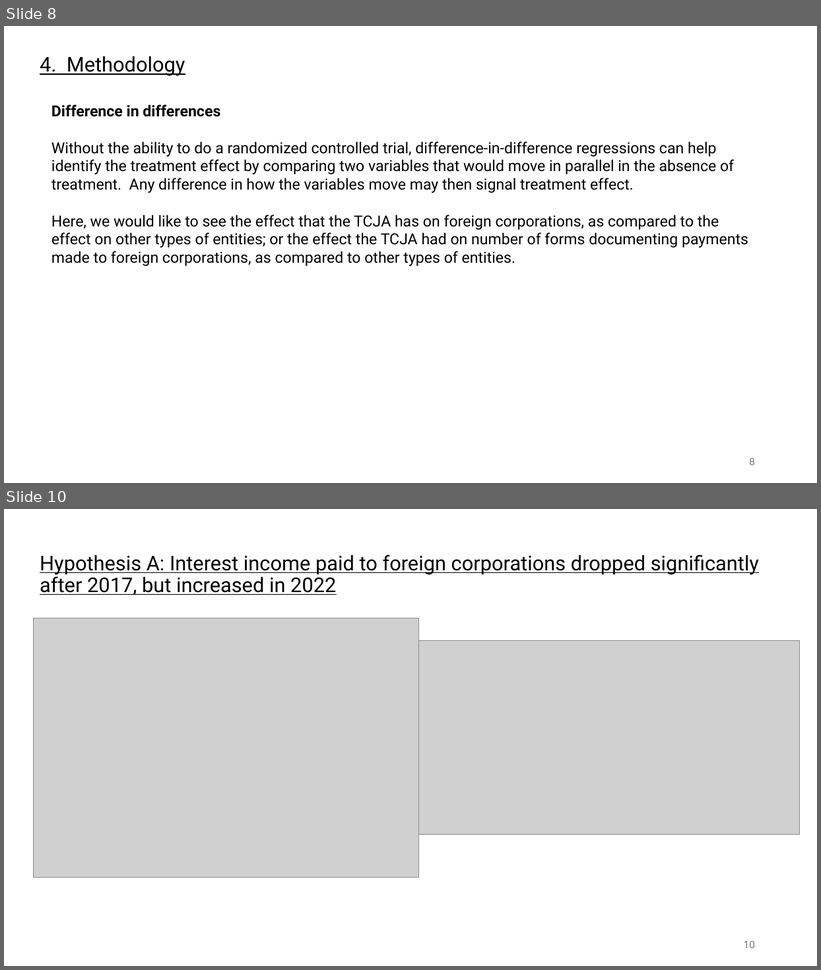
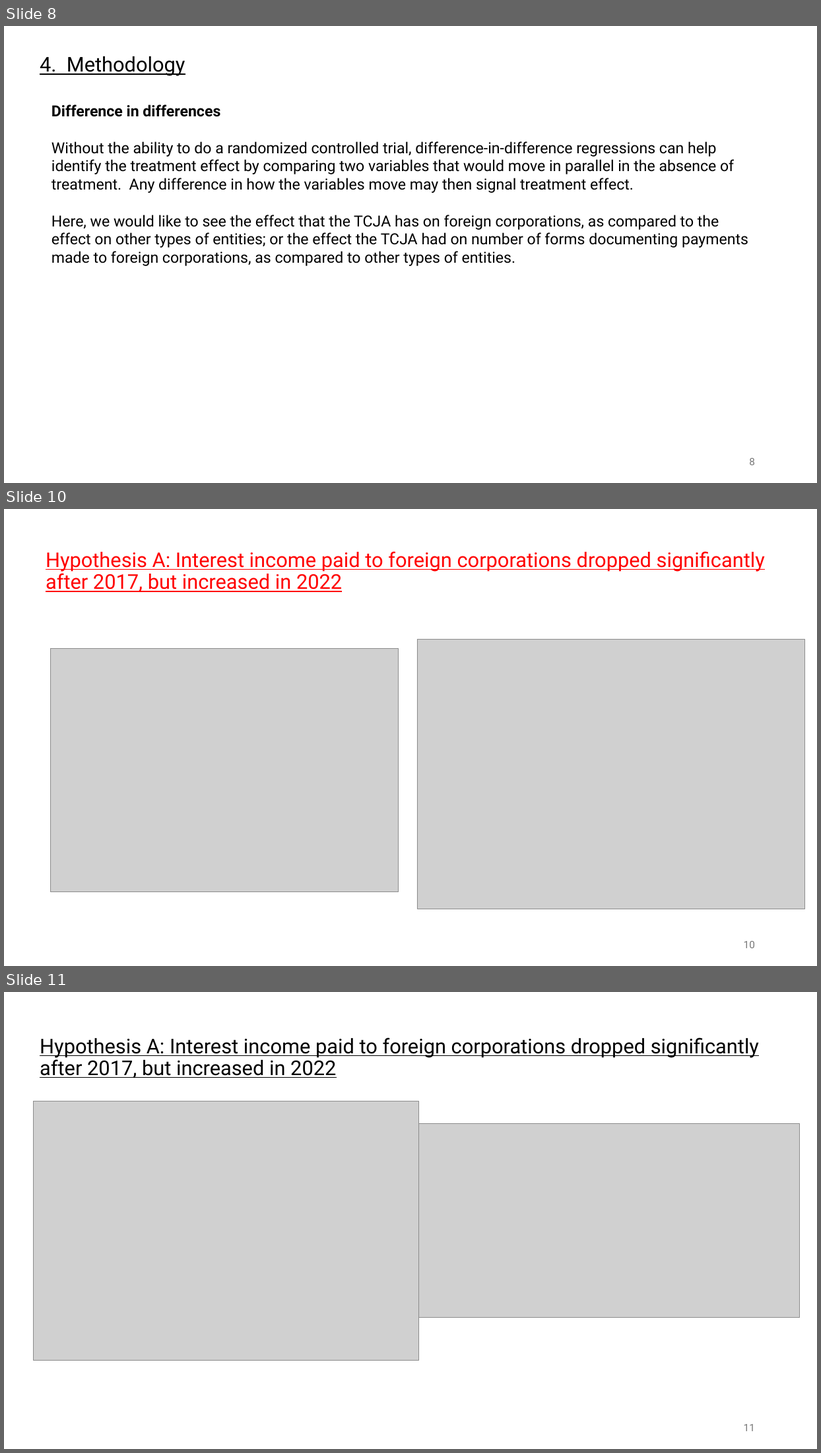
Before and after one commit to carolsmithwang/foreign_recipients, a slide deck: Direct lending funds before and after TCJA 10-10-25.pptx. Shown one above the other, each under a label of ours: slides 8 and 10 before the commit, slides 8, 10 and 11 after it; the slides between them are not shown. The pictures are 821x970 and 821x1453 pixels, drawn with LibreOffice and Linux fonts; fonts in the diff are those of the drawing; grey boxes stand for pictures. Boxes give left, top, right and bottom in pixels: in the first picture for what was removed or moved away, otherwise in the second. Text is boxed around its words. In the diff, an @@ line names an element or a change of style, - is before the commit and + after.

Commit message:
Refining analysis
Refining analysis of share of interest income, clean dataframe, run new regressions

```diff
--- a/Direct lending funds before and after TCJA 10-10-25.pptx
+++ b/Direct lending funds before and after TCJA 10-10-25.pptx
@@ slide 10 added at [4, 509, 817, 966], background #FFFFFF @@
@@ text added at [46, 551, 765, 592], 24 pt, text #FF0000, underline @@
+Hypothesis A: Interest income paid to foreign corporations dropped significantly after 2017, but increased in 2022
@@ picture added at [418, 639, 805, 909] @@
@@ picture added at [50, 649, 399, 892] @@
@@ page number added at [744, 941, 755, 949], 12 pt, text #797979 @@
+10
@@ what was slide 10 is now slide 11 @@
@@ page number at [744, 1424, 755, 1432]: text changed @@
-10
+11
```
Also in this commit, not shown: 1 slide changed, 7 other slides added, 26 other files.
